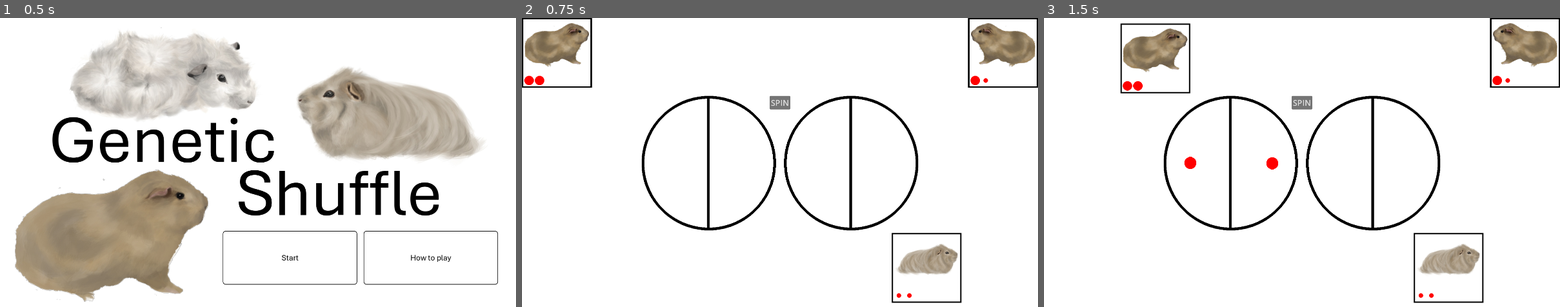
Above: before the commit, frames 1-3 (left to right).
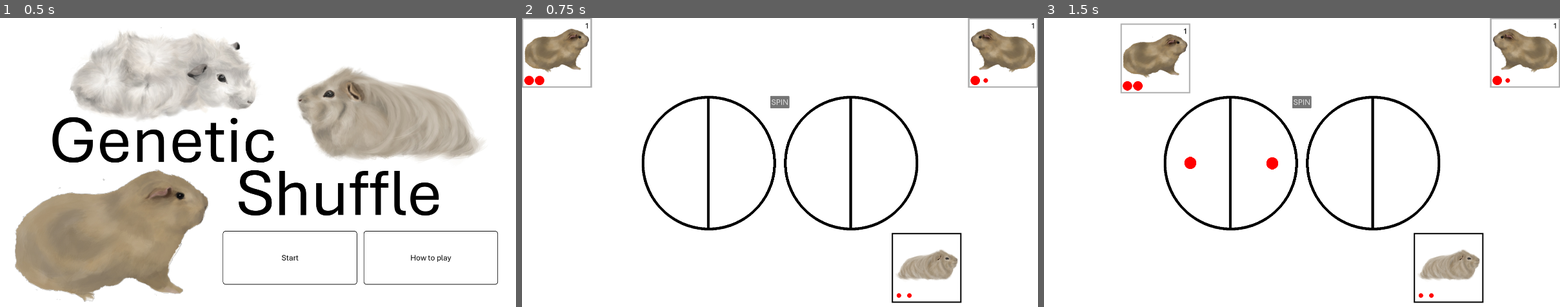
Above: after the commit, the same moments.

Repository: kremec/GeneticShuffle
Game: Godot game, scene res://src/scenes/main_menu/main_menu.tscn
Two runs of this game, one before a commit and one after it. Both use one fixed random seed, a clock stepped at 60 frames per second and the inputs below.
Inputs (mouse positions are in pixels of both pictures, inside the frame that each line leads up to):
- Up to frame 1 (0.5 s): no input
- Up to frame 2 (0.75 s): click "Start" at 0.5 s
- Up to frame 3 (1.5 s): click (1080, 52) at 1.27 s

Frame 1 is identical in both runs. In frame 2, 3.1% of the frame differs, in the area x 0-100%, y 0-91%; in frame 3, 3.2%, in the area x 14-100%, y 0-91%.

Commit message:
Better new pup animations

Diff:
--- a/project.godot
+++ b/project.godot
@@ -25,6 +25,11 @@
 window/size/viewport_height=1080
 window/stretch/mode="viewport"
 
+[gui]
+
+theme/custom_font="res://assets/font/Aptos.ttf"
+theme/default_font_multichannel_signed_distance_field=true
+
 [rendering]
 
 renderer/rendering_method="gl_compatibility"
--- a/src/objects/card/card.gd
+++ b/src/objects/card/card.gd
@@ -11,6 +11,7 @@
 
 @onready var button = $button
 @onready var image = $button/image
+@onready var numberLabel = $button/number
 @onready var lengthAllele1 = $button/HBoxContainer/allelesLength/lengthAllele1
 @onready var lengthAllele2 = $button/HBoxContainer/allelesLength/lengthAllele2
 @onready var swirlsAllele1 = $button/HBoxContainer/allelesSwirls/swirlsAllele1
@@ -19,6 +20,9 @@
 @onready var colorAllele2 = $button/HBoxContainer/allelesColor/colorAllele2
 
 @export var selected: bool
+var clickable: bool = true
+
+@export var number: int
 
 @export var sex: Sex
 
@@ -49,7 +53,15 @@
 	colorAllele1.texture = alleleImages[4]
 	colorAllele2.texture = alleleImages[5]
 
-	# Button signal
+	if !clickable:
+		# Set not-clickable state
+		button.mouse_default_cursor_shape = CursorShape.CURSOR_ARROW
+		button.disabled = true
+	else:
+		# Set number
+		numberLabel.text = str(number)
+
+	# Create signal in all cases
 	button.pressed.connect(_on_button_pressed)
 
 func GetImageTexture() -> Resource:
@@ -147,7 +159,9 @@
 	_furSwirlsAlleles: Allele.AlleleCombo,
 	_showFurSwirlsAlleles: bool,
 	_furColourAlleles: Allele.AlleleCombo,
-	_showFurColourAlleles: bool
+	_showFurColourAlleles: bool,
+	_number: int,
+	_clickable: bool = true
 ) -> void:
 	sex = _sex
 	furLengthAlleles = _furLengthAlleles
@@ -160,3 +174,6 @@
 	furLength = Allele.GetFurLength(furLengthAlleles)
 	furSwirls = Allele.GetFurSwirls(furSwirlsAlleles)
 	furColor = Allele.GetFurColor(furColorAlleles)
+
+	number = _number
+	clickable = _clickable
--- a/src/objects/card/card.tscn
+++ b/src/objects/card/card.tscn
@@ -1,10 +1,27 @@
-[gd_scene load_steps=5 format=3 uid="uid://bss7clukvsfxe"]
+[gd_scene load_steps=8 format=3 uid="uid://bss7clukvsfxe"]
 
 [ext_resource type="Script" path="res://src/objects/card/card.gd" id="1_gimfk"]
 [ext_resource type="Texture2D" uid="uid://brx3islm3co4a" path="res://assets/guinea_pig/long-noswirls-cream.png" id="2_lx4jp"]
+[ext_resource type="FontFile" uid="uid://djw4x7uisd0rl" path="res://assets/font/Aptos.ttf" id="3_5ir8t"]
 
 [sub_resource type="StyleBoxFlat" id="StyleBoxFlat_buinq"]
 bg_color = Color(1, 1, 1, 1)
+
+[sub_resource type="StyleBoxFlat" id="StyleBoxFlat_ic2ue"]
+bg_color = Color(0, 0, 0, 0)
+border_width_left = 5
+border_width_top = 5
+border_width_right = 5
+border_width_bottom = 5
+border_color = Color(0, 0, 0, 1)
+
+[sub_resource type="StyleBoxFlat" id="StyleBoxFlat_xinse"]
+bg_color = Color(0, 0, 0, 0)
+border_width_left = 5
+border_width_top = 5
+border_width_right = 5
+border_width_bottom = 5
+border_color = Color(0, 0, 0, 1)
 
 [sub_resource type="StyleBoxFlat" id="StyleBoxFlat_ifh83"]
 bg_color = Color(0.6, 0.6, 0.6, 0)
@@ -12,7 +29,7 @@
 border_width_top = 5
 border_width_right = 5
 border_width_bottom = 5
-border_color = Color(0, 0, 0, 1)
+border_color = Color(0.686275, 0.686275, 0.686275, 1)
 
 [node name="Card" type="Control"]
 custom_minimum_size = Vector2(260, 260)
@@ -43,6 +60,9 @@
 grow_horizontal = 2
 grow_vertical = 2
 size_flags_horizontal = 3
+mouse_default_cursor_shape = 2
+theme_override_styles/disabled = SubResource("StyleBoxFlat_ic2ue")
+theme_override_styles/hover = SubResource("StyleBoxFlat_xinse")
 theme_override_styles/normal = SubResource("StyleBoxFlat_ifh83")
 
 [node name="MarginContainer" type="MarginContainer" parent="button"]
@@ -64,14 +84,28 @@
 anchor_left = 0.5
 anchor_right = 0.5
 offset_left = -120.0
-offset_top = 10.0
+offset_top = 31.0
 offset_right = 480.0
-offset_bottom = 460.0
+offset_bottom = 481.0
 grow_horizontal = 2
 scale = Vector2(0.4, 0.4)
 size_flags_horizontal = 3
 texture = ExtResource("2_lx4jp")
 expand_mode = 1
+
+[node name="number" type="Label" parent="button"]
+layout_mode = 1
+anchors_preset = 10
+anchor_right = 1.0
+offset_left = 10.0
+offset_top = 10.0
+offset_right = -10.0
+offset_bottom = 48.0
+grow_horizontal = 2
+theme_override_colors/font_color = Color(0, 0, 0, 1)
+theme_override_fonts/font = ExtResource("3_5ir8t")
+theme_override_font_sizes/font_size = 30
+horizontal_alignment = 2
 
 [node name="HBoxContainer" type="HBoxContainer" parent="button"]
 layout_mode = 1
--- a/src/objects/wheel/wheel.tscn
+++ b/src/objects/wheel/wheel.tscn
@@ -18,6 +18,7 @@
 grow_horizontal = 2
 grow_vertical = 2
 pivot_offset = Vector2(250, 250)
+mouse_filter = 2
 script = ExtResource("1_2bwdd")
 
 [node name="wheel" type="TextureRect" parent="."]
@@ -34,6 +35,7 @@
 grow_horizontal = 2
 grow_vertical = 2
 pivot_offset = Vector2(248, 248)
+mouse_filter = 2
 texture = ExtResource("2_alkvf")
 
 [node name="Alleles" type="Control" parent="."]
@@ -45,6 +47,7 @@
 anchor_bottom = 0.5
 grow_horizontal = 2
 grow_vertical = 2
+mouse_filter = 2
 
 [node name="alleles1" type="VBoxContainer" parent="Alleles"]
 custom_minimum_size = Vector2(45, 155)
@@ -61,6 +64,7 @@
 grow_horizontal = 2
 grow_vertical = 2
 pivot_offset = Vector2(22, 0)
+mouse_filter = 2
 theme_override_constants/separation = 10
 alignment = 1
 
@@ -80,6 +84,7 @@
 grow_vertical = 2
 rotation = 0.785398
 pivot_offset = Vector2(22, 0)
+mouse_filter = 2
 
 [node name="alleles3" type="VBoxContainer" parent="Alleles"]
 custom_minimum_size = Vector2(45, 155)
@@ -96,6 +101,7 @@
 grow_vertical = 2
 rotation = 1.5708
 pivot_offset = Vector2(22, 0)
+mouse_filter = 2
 theme_override_constants/separation = 10
 alignment = 1
 
@@ -115,6 +121,7 @@
 grow_vertical = 2
 rotation = 2.35619
 pivot_offset = Vector2(22, 0)
+mouse_filter = 2
 
 [node name="alleles5" type="VBoxContainer" parent="Alleles"]
 custom_minimum_size = Vector2(45, 155)
@@ -132,6 +139,7 @@
 grow_vertical = 2
 rotation = 3.14159
 pivot_offset = Vector2(22, 0)
+mouse_filter = 2
 theme_override_constants/separation = 10
 alignment = 1
 
@@ -151,6 +159,7 @@
 grow_vertical = 2
 rotation = 3.92699
 pivot_offset = Vector2(22, 0)
+mouse_filter = 2
 
 [node name="alleles7" type="VBoxContainer" parent="Alleles"]
 custom_minimum_size = Vector2(45, 155)
@@ -167,6 +176,7 @@
 grow_vertical = 2
 rotation = 4.71239
 pivot_offset = Vector2(22, 0)
+mouse_filter = 2
 theme_override_constants/separation = 10
 alignment = 1
 
@@ -186,3 +196,4 @@
 grow_vertical = 2
 rotation = 5.49779
 pivot_offset = Vector2(22, 0)
+mouse_filter = 2
--- a/src/scenes/game/game.gd
+++ b/src/scenes/game/game.gd
@@ -4,6 +4,7 @@
 
 var selectedMale: Card
 var selectedMaleIndex: int = -1
+
 var selectedFemale: Card
 var selectedFemaleIndex: int = -1
 
@@ -11,12 +12,15 @@
 var newPupSex: Card.Sex = Card.Sex.Male
 
 @onready var listMales = $layout/sidebarMales/listMales
+var numberAllMales: int = 0
 @onready var listFemales = $layout/sidebarFemales/listFemales
+var numberAllFemales: int = 0
 
 @onready var selectedMalePosition = $layout/MarginContainer/selectedMale
 @onready var selectedFemalePosition = $layout/MarginContainer/selectedFemale
-@onready var newPupPosition = $layout/MarginContainer/newPup
-@onready var targetPupPosition = $layout/MarginContainer/targetPup
+@onready var popupNewPupPosition = $popupNewPup
+@onready var newPupPosition = $layout/MarginContainer/HBoxContainer/newPup
+@onready var targetPupPosition = $layout/MarginContainer/HBoxContainer/targetPup
 
 @onready var btnSpin = $layout/MarginContainer/MarginContainer/btnSpin
 @onready var wheelMale = $layout/MarginContainer/MarginContainer/HBoxContainer/wheelMale
@@ -24,6 +28,8 @@
 var maleWheelSpinning: bool = false
 var femaleWheelSpinning: bool = false
 @export var wheelSpinSpeed: float = 360
+@export var afterWheelSpinPause: float = 1.0
+@export var newPupPresentPause: float = 1.0
 
 func _ready() -> void:
 	btnSpin.pressed.connect(_on_btnSpin_pressed)
@@ -32,26 +38,29 @@
 func round1() -> void:
 	var allelesShown: Array[bool] = [true, false, false]
 
+	numberAllMales = 0
+	numberAllFemales = 0
+
 	# Starting guinea pigs
-	listMales.add_child(
-		create_card(
-			Card.Sex.Male,
-			Allele.AlleleCombo.DominantDominant,
-			Allele.AlleleCombo.RecessiveRecessive,
-			Allele.AlleleCombo.DominantDominant,
-			allelesShown
-		)
-	)
-
-	listFemales.add_child(
-		create_card(
-			Card.Sex.Female,
-			Allele.AlleleCombo.DominantRecessive,
-			Allele.AlleleCombo.RecessiveRecessive,
-			Allele.AlleleCombo.DominantDominant,
-			allelesShown
-		)
-	)
+	var male = create_card(
+		Card.Sex.Male,
+		Allele.AlleleCombo.DominantDominant,
+		Allele.AlleleCombo.RecessiveRecessive,
+		Allele.AlleleCombo.DominantDominant,
+		allelesShown
+	)
+	male.card_pressed.connect(_on_card_pressed)
+	listMales.add_child(male)
+
+	var female = create_card(
+		Card.Sex.Female,
+		Allele.AlleleCombo.DominantRecessive,
+		Allele.AlleleCombo.RecessiveRecessive,
+		Allele.AlleleCombo.DominantDominant,
+		allelesShown
+	)
+	female.card_pressed.connect(_on_card_pressed)
+	listFemales.add_child(female)
 
 	# Target pup
 	targetPupPosition.add_child(
@@ -61,6 +70,7 @@
 			Allele.AlleleCombo.RecessiveRecessive,
 			Allele.AlleleCombo.DominantDominant,
 			allelesShown,
+			false,
 			false
 		)
 	)
@@ -86,12 +96,30 @@
 	furSwirlsAlleles: Allele.AlleleCombo,
 	furColourAlleles: Allele.AlleleCombo,
 	showAlleles: Array[bool] = [false, false, false],
-	pressable: bool = true,
+	clickable: bool = true,
+	increaseNumber: bool = true,
 ) -> Card:
+	if increaseNumber:
+		match sex:
+			Card.Sex.Male:
+				numberAllMales += 1
+			Card.Sex.Female:
+				numberAllFemales += 1
+
 	var card = cardScene.instantiate()
-	card.Init(sex, furLengthAlleles, showAlleles[0], furSwirlsAlleles, showAlleles[1], furColourAlleles, showAlleles[2])
-	if pressable:
-		card.card_pressed.connect(_on_card_pressed)
+	card.Init(
+		sex,
+		furLengthAlleles,
+		showAlleles[0],
+		furSwirlsAlleles,
+		showAlleles[1],
+		furColourAlleles,
+		showAlleles[2],
+		numberAllMales if sex == Card.Sex.Male else numberAllFemales,
+		clickable
+	)
+
+
 	return card
 
 func _on_card_pressed(card: Card) -> void:
@@ -182,7 +210,7 @@
 
 func afterWheelsSpin():
 	# Wait
-	await get_tree().create_timer(2.0).timeout
+	await get_tree().create_timer(afterWheelSpinPause).timeout
 
 	# Get alleles from wheels
 	var pupLengthAlleles = null
@@ -228,10 +256,10 @@
 		pupSwirlsAlleles,
 		pupColorAlleles,
 		[selectedMale.showFurLengthAlleles, selectedMale.showFurSwirlsAlleles, selectedMale.showFurColorAlleles],
-		false
-	)
+	)
+	await get_tree().process_frame
 	newPup.scale = Vector2(0, 0)
-	newPupPosition.add_child(newPup)
+	popupNewPupPosition.add_child(newPup)
 
 	# Change sex for next pup
 	if newPupSex == Card.Sex.Male:
@@ -240,27 +268,56 @@
 		newPupSex = Card.Sex.Male
 
 	# Scale up
-	var newPupTween = get_tree().create_tween()
-	newPupTween.tween_property(
+	var newPupScaleTween = get_tree().create_tween()
+	newPupScaleTween.tween_property(
 		newPup,
 		"scale",
 		Vector2(2, 2),
 		1.0
 	)
-	newPupTween.finished.connect(_on_newPup_tween_finished)
+	newPupScaleTween.finished.connect(_onNewPupPresent)
+
+func _onNewPupPresent():
+	# Timeout
+	await get_tree().create_timer(newPupPresentPause).timeout
+
+	# Position
+	var newPupPositionTween = get_tree().create_tween()
+	newPupPositionTween.tween_property(
+		newPup,
+		"global_position",
+		newPupPosition.global_position,
+		0.5
+	)
+	# Scale
+	var newPupScaleTween = get_tree().create_tween()
+	newPupScaleTween.tween_property(
+		newPup,
+		"scale",
+		Vector2(1.0, 1.0),
+		0.5
+	)
+
+	newPupPositionTween.finished.connect(_onNewPupRepositioned)
+
+func _onNewPupRepositioned():
+	newPup.card_pressed.connect(_onNewPupClicked)
+
+func _onNewPupClicked(_card: Card):
+	newPup.card_pressed.disconnect(_onNewPupClicked)
+	# Reparent new pup into correct list
+	var cardNode = newPup.get_node(".")
+	match newPup.sex:
+		Card.Sex.Male:
+			cardNode.reparent(listMales, false)
+		Card.Sex.Female:
+			cardNode.reparent(listFemales, false)
+
+	# Connect card_pressed
+	newPup.card_pressed.connect(_on_card_pressed)
+
+	# Unselect parents
 	unselect_card(selectedMale)
 	unselect_card(selectedFemale)
 	maleWheelSpinning = false
 	femaleWheelSpinning = false
-
-func _on_newPup_tween_finished() -> void:
-	await get_tree().create_timer(1.0).timeout
-	# Position
-	var cardNode = newPup.get_node(".")
-	match newPup.sex:
-		Card.Sex.Male:
-			cardNode.reparent(listMales, false)
-		Card.Sex.Female:
-			cardNode.reparent(listFemales, false)
-	# Connect card_pressed
-	newPup.card_pressed.connect(_on_card_pressed)
--- a/src/scenes/game/game.tscn
+++ b/src/scenes/game/game.tscn
@@ -14,7 +14,6 @@
 grow_horizontal = 2
 grow_vertical = 2
 script = ExtResource("1_eim4h")
-wheelSpinSpeed = null
 
 [node name="Background" type="Panel" parent="."]
 layout_mode = 1
@@ -68,7 +67,6 @@
 [node name="MarginContainer" type="MarginContainer" parent="layout/MarginContainer"]
 layout_mode = 2
 size_flags_vertical = 4
-mouse_filter = 2
 theme_override_constants/margin_top = 0
 
 [node name="btnSpin" type="Button" parent="layout/MarginContainer/MarginContainer"]
@@ -87,24 +85,33 @@
 
 [node name="wheelMale" parent="layout/MarginContainer/MarginContainer/HBoxContainer" instance=ExtResource("2_gkba2")]
 layout_mode = 2
-mouse_filter = 2
 
 [node name="wheelFemale" parent="layout/MarginContainer/MarginContainer/HBoxContainer" instance=ExtResource("2_gkba2")]
 layout_mode = 2
+
+[node name="HBoxContainer" type="HBoxContainer" parent="layout/MarginContainer"]
+layout_mode = 2
+size_flags_vertical = 8
 mouse_filter = 2
 
-[node name="newPup" type="Control" parent="layout/MarginContainer"]
+[node name="newPup" type="Control" parent="layout/MarginContainer/HBoxContainer"]
 custom_minimum_size = Vector2(260, 260)
 layout_mode = 2
-size_flags_horizontal = 4
-size_flags_vertical = 4
+size_flags_horizontal = 0
+size_flags_vertical = 8
 mouse_filter = 2
 
-[node name="targetPup" type="Control" parent="layout/MarginContainer"]
+[node name="VBoxContainer" type="VBoxContainer" parent="layout/MarginContainer/HBoxContainer"]
+layout_mode = 2
+size_flags_horizontal = 3
+mouse_filter = 2
+
+[node name="targetPup" type="Control" parent="layout/MarginContainer/HBoxContainer"]
 custom_minimum_size = Vector2(260, 260)
 layout_mode = 2
 size_flags_horizontal = 8
 size_flags_vertical = 8
+mouse_filter = 2
 
 [node name="sidebarFemales" type="ScrollContainer" parent="layout"]
 custom_minimum_size = Vector2(260, 0)
@@ -115,3 +122,22 @@
 layout_mode = 2
 size_flags_horizontal = 3
 size_flags_vertical = 3
+
+[node name="popupNewPup" type="BoxContainer" parent="."]
+custom_minimum_size = Vector2(520, 520)
+layout_mode = 1
+anchors_preset = 8
+anchor_left = 0.5
+anchor_top = 0.5
+anchor_right = 0.5
+anchor_bottom = 0.5
+offset_left = -260.0
+offset_top = 60.0
+offset_right = 260.0
+offset_bottom = 580.0
+grow_horizontal = 2
+grow_vertical = 2
+size_flags_horizontal = 4
+size_flags_vertical = 4
+mouse_filter = 2
+alignment = 1
Binary file added: assets/font/981j0am6.bmp
Not shown, added: assets/font/981j0am6.bmp.import
